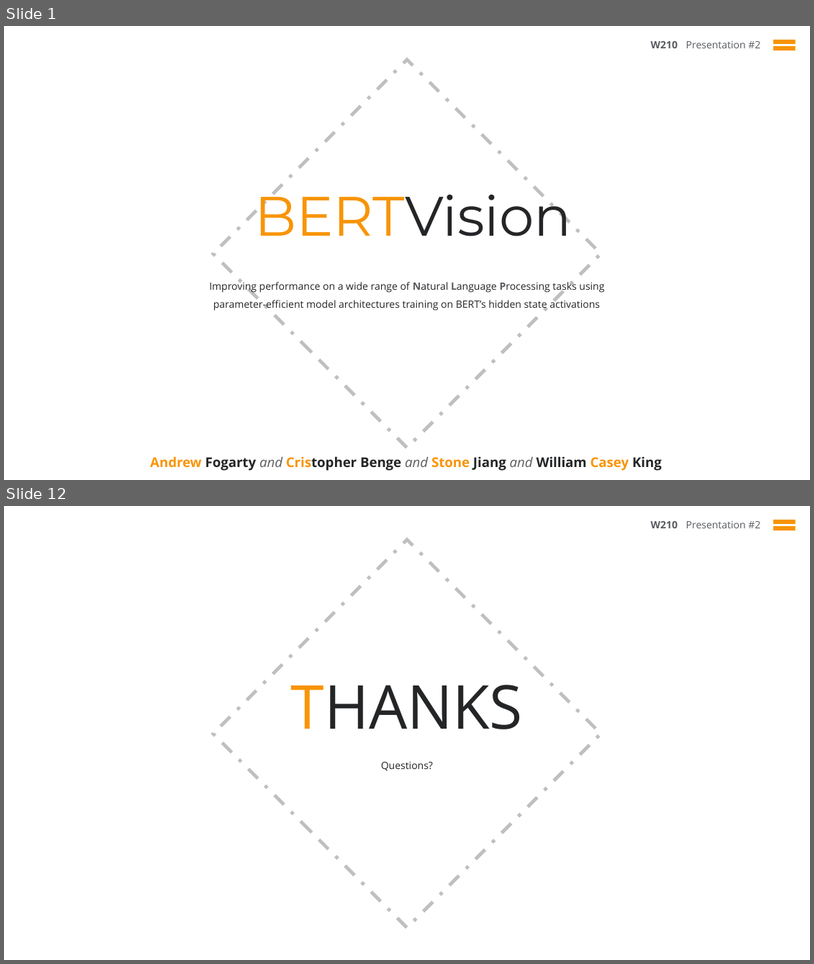
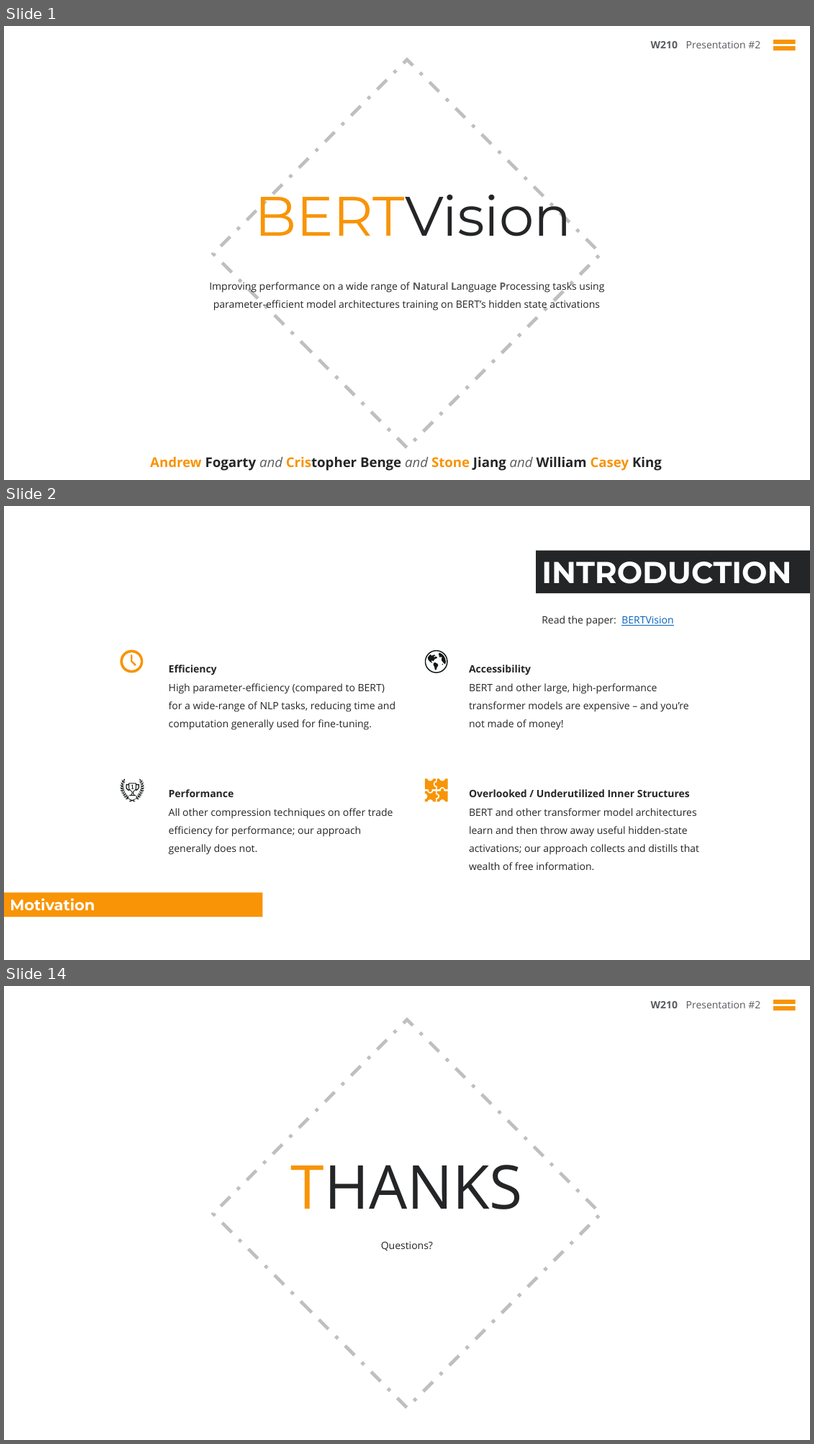
Before and after one commit to cbenge509/BERTVision, a slide deck: presentation/capstone/week_10/capstone__jiang_benge_fogarty_king__week_10.pptx. Shown one above the other, each under a label of ours: slides 1 and 12 before the commit, slides 1, 2 and 14 after it; the slides between them are not shown. The pictures are 814x964 and 814x1444 pixels, drawn with LibreOffice and Linux fonts; fonts in the diff are those of the drawing; background and template pictures are left out. Boxes give left, top, right and bottom in pixels: in the first picture for what was removed or moved away, otherwise in the second. Text is boxed around its words. In the diff, an @@ line names an element or a change of style, - is before the commit and + after.

```diff
--- a/presentation/capstone/week_10/capstone__jiang_benge_fogarty_king__week_10.pptx
+++ b/presentation/capstone/week_10/capstone__jiang_benge_fogarty_king__week_10.pptx
@@ slide 2 added at (4,506,810,960), background #FFFFFF @@
@@ rectangle added at (536,550,810,593), fill #242527, 36 pt, text #FFFFFF, bold @@
+INTRODUCTION
@@ text added at (542,615,674,626), 12 pt, text #242527 @@
+Read the paper: BERTVision
@@ freeform shape added at (120,650,143,673), fill #F89406 @@
@@ freeform shape added at (425,650,448,673), fill #131916 @@
@@ text added at (169,664,396,730), 12 pt, text #242527 @@
+Efficiency
+High parameter-efficiency (compared to BERT) for a wide-range of NLP tasks, reducing time and computation generally used for fine-tuning.
@@ text added at (469,664,689,730), 12 pt, text #242527 @@
+Accessibility
+BERT and other large, high-performance transformer models are expensive – and you’re not made of money!
@@ freeform shape added at (120,779,144,802), fill #131916 @@
@@ freeform shape added at (425,779,448,802), fill #F89406 @@
@@ text added at (169,789,394,854), 12 pt, text #242527 @@
+Performance
+All other compression techniques on offer trade efficiency for performance; our approach generally does not.
@@ text added at (469,789,700,870), 12 pt, text #242527 @@
+Overlooked / Underutilized Inner Structures
+BERT and other transformer model architectures learn and then throw away useful hidden-state activations; our approach collects and distills that wealth of free information.
@@ rectangle added at (4,893,263,917), fill #F89406, 18 pt, text #FFFFFF, bold @@
+Motivation
@@ what was slide 12 is now slide 14 @@
```
Also in this commit, not shown: 2 slides changed, 9 other slides added, 8 slides removed, 2 other files.
